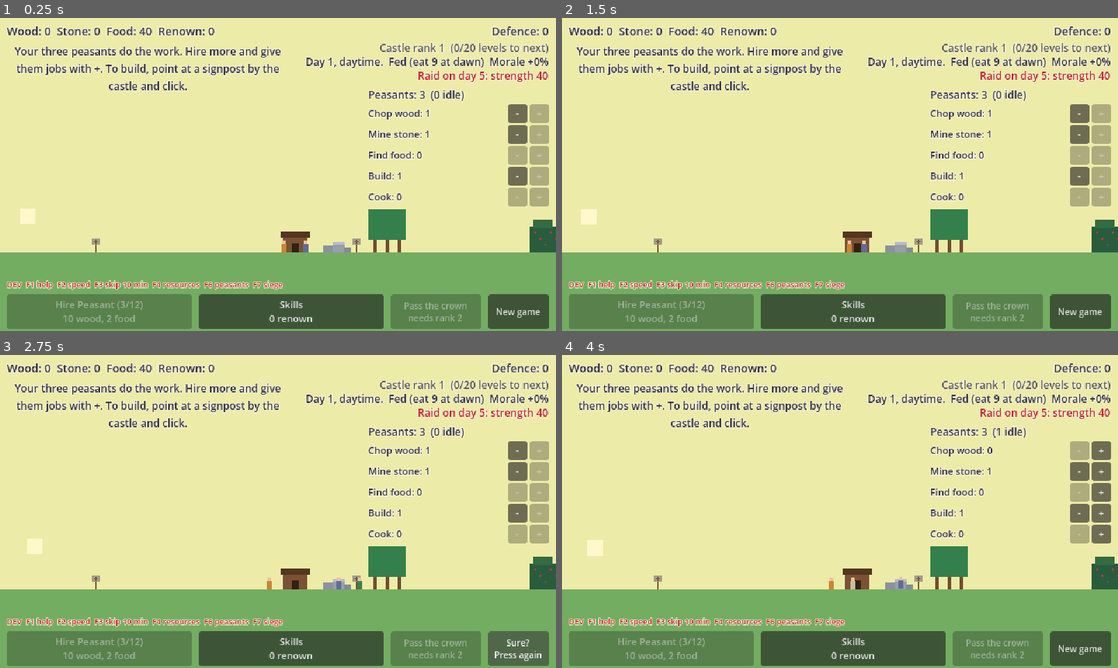
Above: before the commit, frames 1-4 (two rows, left to right).
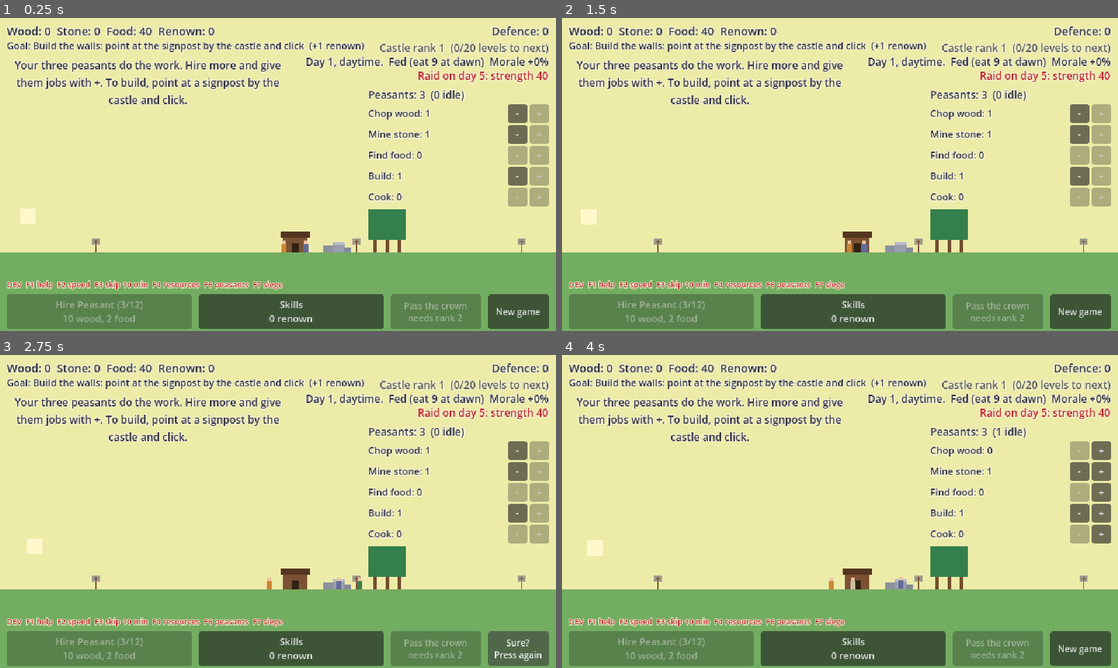
Above: after the commit, the same moments.

Repository: henrikmoepe-del/basebygger
Game: Godot game, scene res://scenes/main.tscn
Two runs of this game, one before a commit and one after it. Both use one fixed random seed, a clock stepped at 60 frames per second and the inputs below.
Inputs:
- Up to frame 1 (0.25 s): no input
- Up to frame 2 (1.5 s): click "New game" at 0.5 s; click "Sure? Press again" at 1.25 s
- Up to frame 3 (2.75 s): click "New game" at 2 s
- Up to frame 4 (4 s): click "Sure? Press again" at 2.75 s; click "-" at 3.5 s

The runs differ from the first frame. In frame 1, 5.4% of the frame differs, in the area x 1-100%, y 7-75%; in frame 2, 5.4%; in frame 3, 5.4%; in frame 4, 5.4%.

Commit message:
Add goals, farms and limited hunting; park the siege button
A chain of 19 goals now guides the player, one at a time, each paying
renown when reached; the current goal shows under the resources. Food
works like stone: the hunting grounds hold a small stock that refills
slowly, and a new Farm building east of the grove makes it refill
faster and hold more. The village moved east to make room. The Defend
the walls! button is hidden while the 3D siege is parked; the dev key
F7 still opens it.

Co-Authored-By: Claude Opus 5.5 <noreply@anthropic.com>

Diff:
--- a/scenes/main.tscn
+++ b/scenes/main.tscn
@@ -48,14 +48,14 @@
 script = ExtResource("13_quarry")
 
 [node name="Wilds" type="Node2D" parent="."]
-position = Vector2(462, 270)
-script = ExtResource("1_gather")
+position = Vector2(508, 270)
+script = ExtResource("13_quarry")
 resource_type = "food"
 size = Vector2(44, 30)
 look = "bushes"
 
 [node name="MineSpot" type="Node2D" parent="."]
-position = Vector2(512, 270)
+position = Vector2(566, 270)
 script = ExtResource("1_gather")
 resource_type = "iron"
 look = "none"
@@ -147,13 +147,24 @@
 text = "Raid on day 4"
 horizontal_alignment = 2
 
+[node name="GoalLabel" type="Label" parent="HUD"]
+unique_name_in_owner = true
+offset_left = 8.0
+offset_top = 24.0
+offset_right = 420.0
+offset_bottom = 42.0
+mouse_filter = 2
+theme_override_colors/font_color = Color(0.2, 0.2, 0.25, 1)
+theme_override_font_sizes/font_size = 11
+text = "Goal"
+
 [node name="ToastLabel" type="Label" parent="HUD"]
 unique_name_in_owner = true
 visible = false
 offset_left = 12.0
-offset_top = 30.0
+offset_top = 46.0
 offset_right = 330.0
-offset_bottom = 90.0
+offset_bottom = 100.0
 mouse_filter = 2
 theme_override_colors/font_color = Color(0.2, 0.2, 0.25, 1)
 theme_override_font_sizes/font_size = 12
@@ -165,9 +176,9 @@
 unique_name_in_owner = true
 visible = false
 offset_left = 12.0
-offset_top = 92.0
+offset_top = 104.0
 offset_right = 400.0
-offset_bottom = 112.0
+offset_bottom = 124.0
 mouse_filter = 2
 theme_override_colors/font_color = Color(0.25, 0.4, 0.2, 1)
 theme_override_font_sizes/font_size = 12
--- a/scripts/camera.gd
+++ b/scripts/camera.gd
@@ -11,7 +11,7 @@
 
 ## The left and right edges of the world.
 @export var world_left := -480.0
-@export var world_right := 1040.0
+@export var world_right := 1090.0
 ## Where the view is centred when the game starts: the castle and the stockhouse.
 @export var start_x := 150.0
 
--- a/scripts/castle_data.gd
+++ b/scripts/castle_data.gd
@@ -77,11 +77,17 @@
 		"name": "Quarry", "defence": 0, "renown": 1, "cost": {"wood": 24, "stone": 6}, "work": 10.0,
 		"site_x": 240.0, "scaffold": [], "village": true, "max_level": 10,
 	},
+	# The farm's fields add to what the hunting grounds give (see GameState.site_rate).
+	"farm": {
+		"benefit": "Food appears 0.3 a second faster, and 12 more can wait, per level", "drawback": "",
+		"name": "Farm", "defence": 0, "renown": 1, "cost": {"wood": 20, "stone": 4}, "work": 8.0,
+		"site_x": 430.0, "scaffold": [], "village": true, "max_level": 10,
+	},
 	# The mine goes underground for iron, which high castle levels need.
 	"mine": {
 		"benefit": "Lets peasants mine iron: room for 2 miners per level", "drawback": "Each miner eats double",
 		"name": "Mine", "defence": 0, "renown": 2, "cost": {"wood": 40, "stone": 40}, "work": 20.0,
-		"site_x": 494.0, "scaffold": [], "village": true, "max_level": 8,
+		"site_x": 548.0, "scaffold": [], "village": true, "max_level": 8,
 	},
 	# Outer defences: cheap wooden works that raiders meet first.
 	"palisade": {
@@ -112,30 +118,31 @@
 	"houses": {
 		"benefit": "Room for 4 more peasants per level", "drawback": "",
 		"name": "Houses", "defence": 0, "renown": 0, "cost": {"wood": 12, "stone": 4}, "work": 6.0,
-		"site_x": 668.0, "scaffold": [], "village": true, "max_level": 12,
+		"site_x": 718.0, "scaffold": [], "village": true, "max_level": 12,
 	},
 	# The well and the tavern keep peasants content, which makes them work
 	# faster (see GameState.morale_bonus). Each level serves more peasants.
 	"well": {
 		"benefit": "Up to +15% work speed; each level serves 8 peasants", "drawback": "",
 		"name": "Well", "defence": 0, "renown": 1, "cost": {"stone": 16, "wood": 4}, "work": 8.0,
-		"site_x": 566.0, "scaffold": [], "village": true, "max_level": 10,
+		"site_x": 616.0, "scaffold": [], "village": true, "max_level": 10,
 	},
 	"tavern": {
 		"benefit": "Up to +15% work speed; each level serves 10 peasants", "drawback": "Peasants eat 3% more per level",
 		"name": "Tavern", "defence": 0, "renown": 1, "cost": {"wood": 24, "stone": 8}, "work": 10.0,
-		"site_x": 600.0, "scaffold": [[604.0, 648.0]], "village": true, "max_level": 10,
+		"site_x": 650.0, "scaffold": [[654.0, 698.0]], "village": true, "max_level": 10,
 	},
 }
 ## Back to front.
-const DRAW_ORDER := ["houses", "tavern", "well", "mine", "quarry", "watchtower", "palisade", "keep", "court", "garrison", "walls", "towers", "gate"]
+const DRAW_ORDER := ["houses", "tavern", "well", "mine", "farm", "quarry", "watchtower", "palisade", "keep", "court", "garrison", "walls", "towers", "gate"]
 
 ## Where the village stands, relative to the castle's ground-centre point.
 const QUARRY_X := 216.0
-const MINE_X := 512.0
-const WELL_X := 580.0
-const TAVERN_X := 626.0
-const FIRST_HOUSE_X := 682.0
+const FARM_X := 452.0
+const MINE_X := 566.0
+const WELL_X := 630.0
+const TAVERN_X := 676.0
+const FIRST_HOUSE_X := 732.0
 const HOUSE_SPACING := 26.0
 ## The outer defences, west of the castle.
 const PALISADE_X := -230.0
@@ -227,6 +234,16 @@
 				# A wooden hoist on top.
 				out.append([Rect2(QUARRY_X - 18, -h - 12, 2, 12), WOOD_DARK])
 				out.append([Rect2(QUARRY_X - 18, -h - 12, 12, 2), WOOD_DARK])
+		"farm":
+			# Tilled rows with crops that stand taller as the farm grows, and a barn later on.
+			var crop := 2 + mini(v, 6)
+			for i in 6:
+				var x := FARM_X - 18 + i * 6
+				out.append([Rect2(x, -2, 5, 2), WOOD_DARK])
+				out.append([Rect2(x + 1, -2 - crop, 3, crop), THATCH if i % 2 == 0 else Color(0.45, 0.68, 0.30)])
+			if level >= 3:
+				out.append([Rect2(FARM_X + 20, -14, 16, 14), WOOD])
+				out.append([Rect2(FARM_X + 18, -19, 20, 6), ROOF_RED])
 		"mine":
 			# A timber-framed entrance, and a shaft and tunnel under the ground
 			# (positive y is below the ground line) that go deeper with each level.
--- a/scripts/game_state.gd
+++ b/scripts/game_state.gd
@@ -23,6 +23,7 @@
 const CastleData = preload("res://scripts/castle_data.gd")
 const SkillData = preload("res://scripts/skill_data.gd")
 const JobData = preload("res://scripts/job_data.gd")
+const QuestData = preload("res://scripts/quest_data.gd")
 
 const START_JOBS := {"wood": 1, "stone": 1, "hunter": 0, "build": 1, "cook": 0, "soldier": 0, "iron": 0, "forester": 0}
 const NO_JOBS := {"wood": 0, "stone": 0, "hunter": 0, "build": 0, "cook": 0, "soldier": 0, "iron": 0, "forester": 0}
@@ -92,6 +93,13 @@
 const LOOSE_STONE_PILE := 10
 const QUARRY_RATE_PER_LEVEL := 0.7
 const QUARRY_PILE_PER_LEVEL := 10
+## Food works the same way: the wild game is thin, and each Farm level adds to it.
+const WILD_FOOD_RATE := 0.25
+const WILD_FOOD_PILE := 12
+const FARM_RATE_PER_LEVEL := 0.3
+const FARM_PILE_PER_LEVEL := 12
+## How often the current goal is checked.
+const QUEST_CHECK_TIME := 0.5
 const MINERS_PER_MINE_LEVEL := 2
 
 ## Cows need the Cattle skill. Each costs more than the last and eats every day.
@@ -119,7 +127,7 @@
 const FIRST_RANK_UP := 20
 const RANK_UP_STEP := 28
 
-const SAVE_VERSION := 11
+const SAVE_VERSION := 12
 const AUTOSAVE_INTERVAL := 10.0
 const MAX_OFFLINE_SECONDS := 8 * 3600
 ## Offline progress is only granted (and reported) after this long away.
@@ -133,7 +141,7 @@
 var part_levels := {
 	"walls": 0, "towers": 0, "gate": 0, "keep": 0, "garrison": 0, "court": 0,
 	"palisade": 0, "watchtower": 0,
-	"houses": 0, "well": 0, "tavern": 0, "quarry": 0, "mine": 0,
+	"houses": 0, "well": 0, "tavern": 0, "quarry": 0, "farm": 0, "mine": 0,
 }
 var peasants := START_PEASANTS
 ## How many peasants are assigned to each job. The rest are idle.
@@ -149,6 +157,8 @@
 var day_time := 0.0
 ## False if there wasn't enough food at dawn today.
 var fed := true
+## Which goal in QuestData.QUESTS the player is on.
+var quest_index := 0
 var raids_faced := 0
 var raids_won := 0
 ## Kept when the crown is passed on. See LEGACY_* above.
@@ -181,6 +191,7 @@
 var _window_income := {"wood": 0, "stone": 0, "food": 0, "iron": 0}
 var _was_night := false
 var _raid_timer := 0.0
+var _quest_timer := 0.0
 var _window_time := 0.0
 var _autosave_time := 0.0
 
@@ -205,6 +216,10 @@
 		_was_night = is_night()
 		daytime_changed.emit()
 	_update_raid(delta)
+	_quest_timer += delta
+	if _quest_timer >= QUEST_CHECK_TIME:
+		_quest_timer = 0.0
+		_check_quest()
 
 	_window_time += delta
 	if _window_time >= INCOME_WINDOW:
@@ -296,6 +311,55 @@
 		announced.emit("Not enough food: your peasants are hungry and slow today")
 
 
+# --- Goals ---
+
+## The goal the player is working on, or an empty Dictionary when all are done.
+func current_quest() -> Dictionary:
+	if quest_index >= QuestData.QUESTS.size():
+		return {}
+	return QuestData.QUESTS[quest_index]
+
+
+func _quest_done(quest: Dictionary) -> bool:
+	var amount: int = quest.amount
+	match quest.kind:
+		"part":
+			return part_levels[quest.id] >= amount
+		"parts":
+			for id: String in quest.ids:
+				if part_levels[id] < amount:
+					return false
+			return true
+		"job":
+			return jobs[quest.id] >= amount
+		"peasants":
+			return peasants >= amount
+		"skills":
+			var levels := 0
+			for id: String in skills:
+				levels += skills[id]
+			return levels >= amount
+		"trained":
+			return total_trained() >= amount
+		"raids_won":
+			return raids_won >= amount
+		"rank":
+			return castle_rank() >= amount
+		"cows":
+			return cows >= amount
+	return false
+
+
+func _check_quest() -> void:
+	var quest := current_quest()
+	if quest.is_empty() or not _quest_done(quest):
+		return
+	renown += quest.renown
+	quest_index += 1
+	announced.emit("Goal reached! +%d renown" % quest.renown)
+	skills_changed.emit()
+
+
 # --- Raids ---
 
 ## The day the next raid arrives.
@@ -315,7 +379,7 @@
 			raid_incoming = true
 			_raid_timer = RAID_MARCH_TIME
 			raid_started.emit()
-			announced.emit("Raiders approach! Press Defend to command the walls yourself, or your defence of %d meets their %d" % [total_defence(), raid_strength()])
+			announced.emit("Raiders approach! Their strength is %d, your defence is %d" % [raid_strength(), total_defence()])
 		return
 	_raid_timer -= delta
 	if _raid_timer <= 0.0:
@@ -473,13 +537,17 @@
 
 # --- Stone and cows ---
 
-## Stone appearing per second at the stone site.
-func quarry_rate() -> float:
+## How much of a resource appears per second at its gathering site.
+func site_rate(type: String) -> float:
+	if type == "food":
+		return WILD_FOOD_RATE + FARM_RATE_PER_LEVEL * part_levels.farm
 	return LOOSE_STONE_RATE + QUARRY_RATE_PER_LEVEL * part_levels.quarry
 
 
-## How much stone can wait at the stone site.
-func quarry_capacity() -> float:
+## How much of a resource can wait at its gathering site.
+func site_capacity(type: String) -> float:
+	if type == "food":
+		return WILD_FOOD_PILE + FARM_PILE_PER_LEVEL * part_levels.farm
 	return LOOSE_STONE_PILE + QUARRY_PILE_PER_LEVEL * part_levels.quarry
 
 
@@ -818,6 +886,7 @@
 		"day_time": day_time,
 		"fed": fed,
 		"raids_faced": raids_faced,
+		"quest_index": quest_index,
 		"raids_won": raids_won,
 		"legacy": legacy,
 		"skills": skills,
@@ -876,6 +945,7 @@
 	fed = true
 	raids_faced = 0
 	raids_won = 0
+	quest_index = 0
 	raid_incoming = false
 	job_part = ""
 	for type: String in income_rate:
@@ -919,6 +989,7 @@
 	day_time = clampf(float(data.get("day_time", 0.0)), 0.0, DAY_LENGTH - 0.1)
 	fed = bool(data.get("fed", true))
 	raids_faced = maxi(int(data.get("raids_faced", 0)), 0)
+	quest_index = clampi(int(data.get("quest_index", 0)), 0, QuestData.QUESTS.size())
 	raids_won = clampi(int(data.get("raids_won", 0)), 0, raids_faced)
 	legacy = maxi(int(data.get("legacy", 0)), 0)
 	_was_night = is_night()
--- a/scripts/hud.gd
+++ b/scripts/hud.gd
@@ -17,6 +17,7 @@
 @onready var day_label: Label = %DayLabel
 @onready var raid_label: Label = %RaidLabel
 @onready var toast_label: Label = %ToastLabel
+@onready var goal_label: Label = %GoalLabel
 @onready var reset_button: Button = %ResetButton
 @onready var crown_button: Button = %CrownButton
 @onready var peasants_label: Label = %PeasantsLabel
@@ -186,8 +187,11 @@
 		"Raiders at the walls" if GameState.raid_incoming else "Raid on day %d" % GameState.next_raid_day(),
 		GameState.raid_strength()]
 	raid_label.add_theme_color_override("font_color", TEXT_COLOR if safe else HUNGRY_COLOR)
-	# While raiders march in, the player can take command of the defence in 3D.
-	defend_button.visible = GameState.raid_incoming
+	# The 3D siege is parked for now; the dev key F7 still opens it.
+	defend_button.visible = false
+
+	var quest := GameState.current_quest()
+	goal_label.text = "Goal: %s  (+%d renown)" % [quest.text, quest.renown] if not quest.is_empty() else "All goals reached"
 
 	var gain := GameState.legacy_gain()
 	crown_button.disabled = gain <= 0
--- a/scripts/quarry.gd
+++ b/scripts/quarry.gd
@@ -1,33 +1,37 @@
 extends "res://scripts/gather_spot.gd"
-## Where stone comes from. Without a quarry it is a few loose stones that
-## are quickly used up; building and levelling the Quarry (a village
-## building in CastleData) makes stone appear faster and pile up higher.
-## The quarry itself is drawn by the castle; this draws only the loose stones.
+## A gathering site with a limited stock that refills over time: the stone
+## site and the hunting grounds. How fast it refills and how much it holds
+## come from GameState, and grow with the building for that resource (the
+## Quarry for stone, the Farm for food).
 
-var stone_left := 0.0
+var stock := 0.0
 
 
 func _ready() -> void:
-	stone_left = GameState.quarry_capacity()
+	stock = GameState.site_capacity(resource_type)
 	GameState.castle_changed.connect(queue_redraw)
 
 
 func _process(delta: float) -> void:
-	stone_left = minf(stone_left + GameState.quarry_rate() * delta, GameState.quarry_capacity())
+	stock = minf(stock + GameState.site_rate(resource_type) * delta, GameState.site_capacity(resource_type))
 
 
 func can_gather() -> bool:
-	return stone_left >= 1.0
+	return stock >= 1.0
 
 
 func take() -> bool:
-	if stone_left < 1.0:
+	if stock < 1.0:
 		return false
-	stone_left -= 1.0
+	stock -= 1.0
 	return true
 
 
 func _draw() -> void:
+	if resource_type != "stone":
+		super._draw()
+		return
+	# Loose stones, until a quarry is built here (the castle draws the quarry).
 	if GameState.part_levels.quarry > 0:
 		return
 	draw_rect(Rect2(-14, -8, 12, 8), Color(0.55, 0.57, 0.62))
--- /dev/null
+++ b/scripts/quest_data.gd
@@ -0,0 +1,36 @@
+extends RefCounted
+## The chain of goals that guides the player, as plain data. Goals come one
+## at a time, in this order; finishing one gives its renown and shows the next.
+##
+## "kind" says what is checked (see GameState._quest_done):
+##   "part"      part "id" is at least level "amount"
+##   "parts"     every part in "ids" is at least level "amount"
+##   "job"       at least "amount" peasants are doing job "id"
+##   "peasants"  at least "amount" peasants
+##   "skills"    at least "amount" skill levels bought
+##   "trained"   at least "amount" peasants trained
+##   "raids_won" at least "amount" raids beaten
+##   "rank"      castle rank at least "amount"
+##   "cows"      at least "amount" cows
+
+const QUESTS := [
+	{"text": "Build the walls: point at the signpost by the castle and click", "kind": "part", "id": "walls", "amount": 1, "renown": 1},
+	{"text": "Hire a fourth peasant and set them to find food", "kind": "job", "id": "hunter", "amount": 1, "renown": 1},
+	{"text": "Buy your first skill (the Skills button)", "kind": "skills", "amount": 1, "renown": 1},
+	{"text": "Raise the towers and a gate", "kind": "parts", "ids": ["towers", "gate"], "amount": 1, "renown": 2},
+	{"text": "Build a farm, east of the grove", "kind": "part", "id": "farm", "amount": 1, "renown": 2},
+	{"text": "Have 8 peasants", "kind": "peasants", "amount": 8, "renown": 2},
+	{"text": "Buy a trade in the skill tree and train a peasant", "kind": "trained", "amount": 1, "renown": 2},
+	{"text": "Build a keep", "kind": "part", "id": "keep", "amount": 1, "renown": 2},
+	{"text": "Beat a raid", "kind": "raids_won", "amount": 1, "renown": 2},
+	{"text": "Build a quarry, by the loose stones", "kind": "part", "id": "quarry", "amount": 1, "renown": 2},
+	{"text": "Build a house in the village to the east", "kind": "part", "id": "houses", "amount": 1, "renown": 2},
+	{"text": "Build a garrison and post a guard", "kind": "job", "id": "soldier", "amount": 1, "renown": 3},
+	{"text": "Give the village a well and a tavern", "kind": "parts", "ids": ["well", "tavern"], "amount": 1, "renown": 3},
+	{"text": "Reach castle rank 2", "kind": "rank", "amount": 2, "renown": 5},
+	{"text": "Dig a mine", "kind": "part", "id": "mine", "amount": 1, "renown": 3},
+	{"text": "Buy a cow (needs the Cattle skill)", "kind": "cows", "amount": 1, "renown": 3},
+	{"text": "Have 25 peasants", "kind": "peasants", "amount": 25, "renown": 6},
+	{"text": "Beat 5 raids", "kind": "raids_won", "amount": 5, "renown": 6},
+	{"text": "Reach castle rank 3", "kind": "rank", "amount": 3, "renown": 10},
+]
